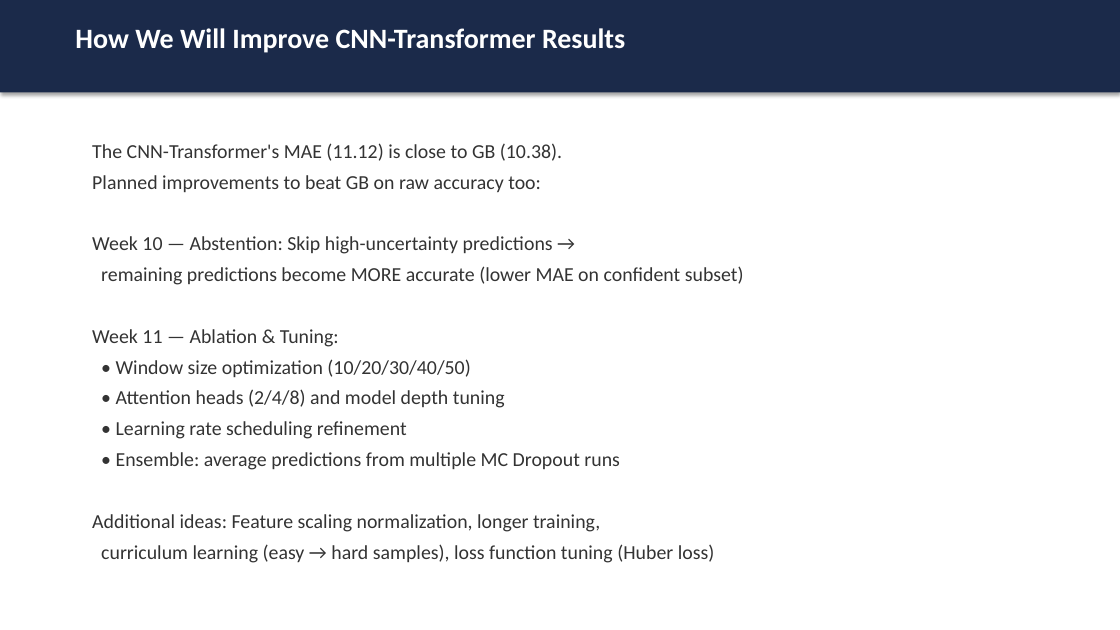
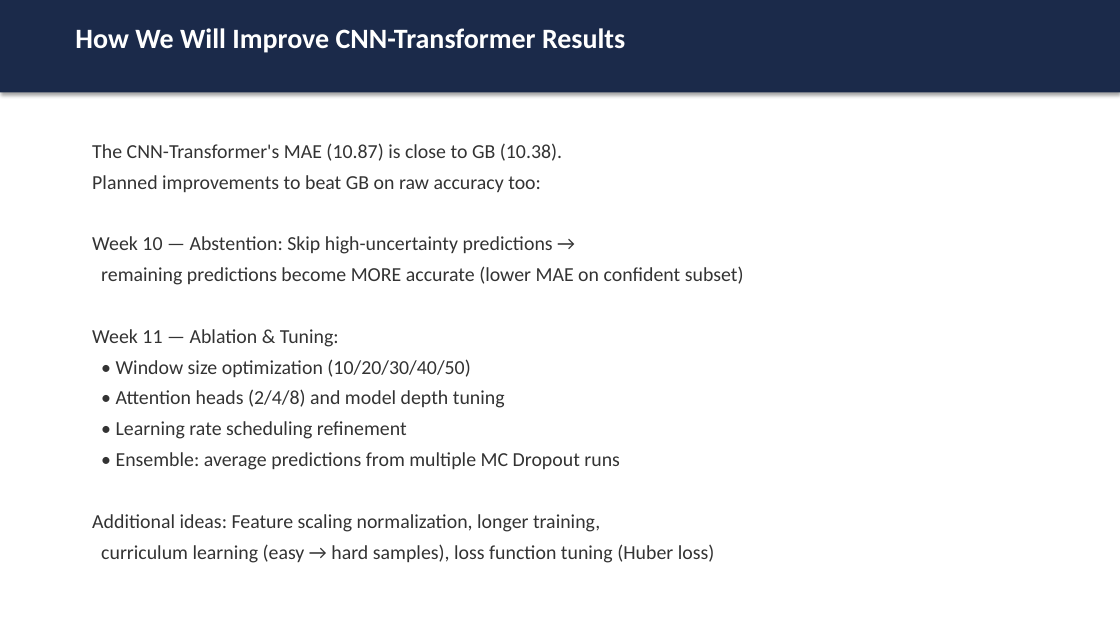
Before and after one commit to ArnabbLank/Predictive-Maintenance-RCA, a slide deck: slide 42 of reports/mid_semester_presentation.pptx. Drawn at 1120x630 pixels with LibreOffice and Linux fonts; fonts in the diff are those of the drawing. Boxes give left, top, right and bottom in pixels: in the first picture for what was removed or moved away, otherwise in the second. Text is boxed around its words. In the diff, an @@ line names an element or a change of style, - is before the commit and + after.

```diff
--- a/reports/mid_semester_presentation.pptx
+++ b/reports/mid_semester_presentation.pptx
@@ text at box(92, 143, 562, 161): text changed @@
-The CNN-Transformer's MAE (11.12) is close to GB (10.38).
+The CNN-Transformer's MAE (10.87) is close to GB (10.38).
```
Also in this commit, not shown: 9 other slides changed, 37 other files.
